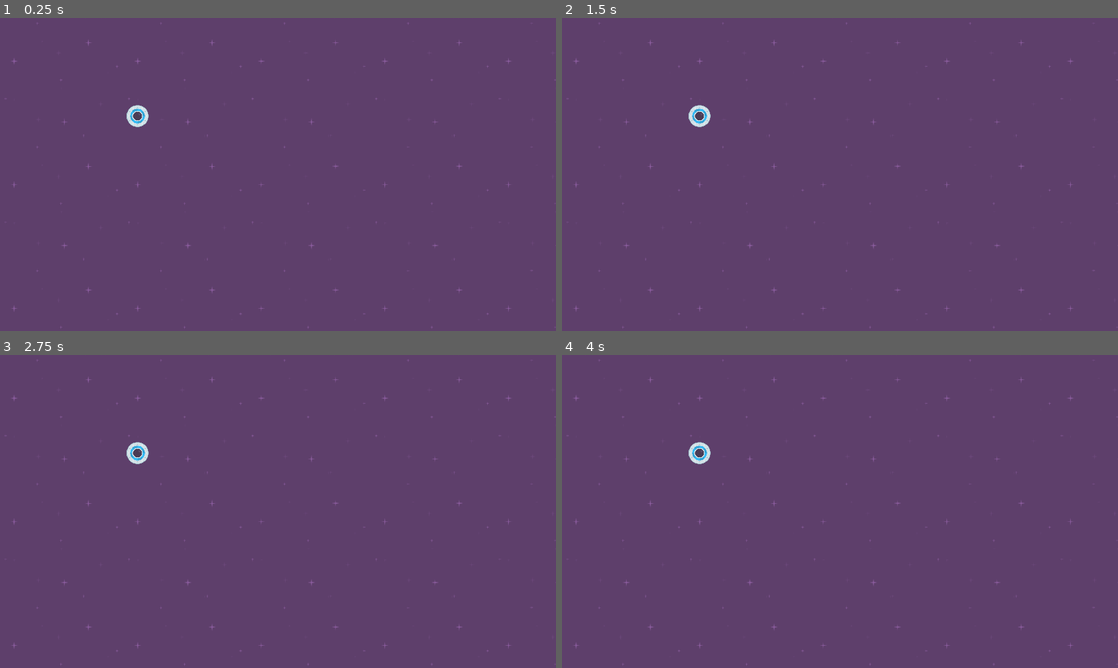
Above: before the commit, frames 1-4 (two rows, left to right).
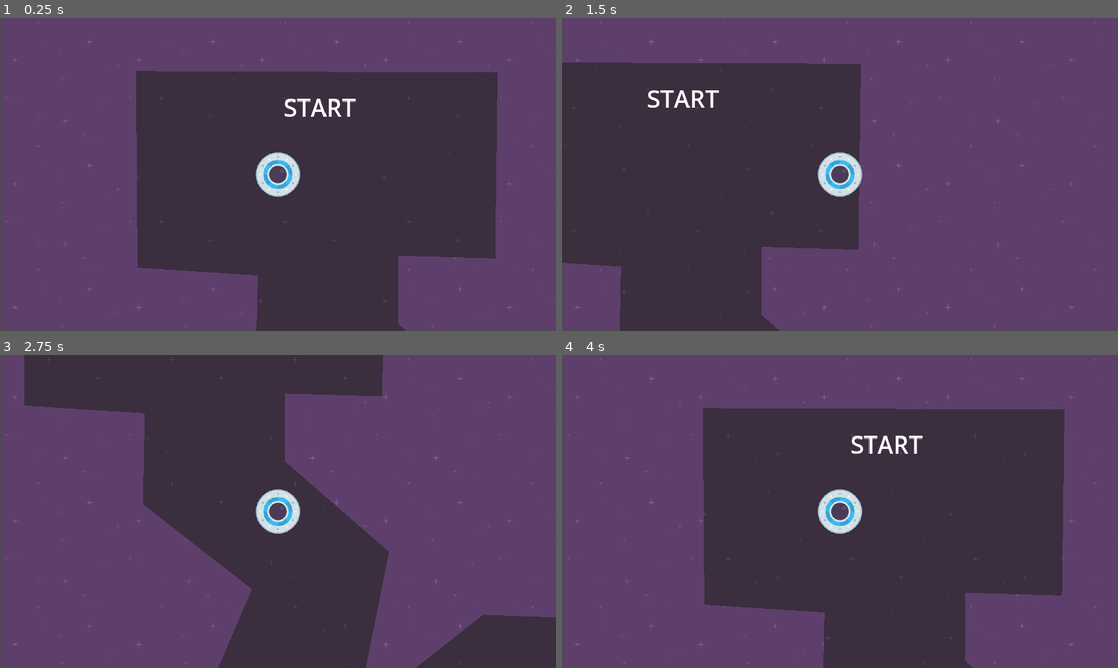
Above: after the commit, the same moments.

Repository: DNaranjoDev/SpeedySaucer
Game: Godot game, scene res://Scenes/Levels/level_1.tscn
The game is run twice, just before and just after one commit, with the same random seed, the same clock (stepped at 60 frames per second) and the same inputs.
Inputs:
- Up to frame 1 (0.25 s): no input
- Up to frame 2 (1.5 s): tap Enter at 0.5 s; hold D (move_right, bound only after the commit) 0.53-1.28 s; hold S (move_down, bound only after the commit) from 1.28 s (still down)
- Up to frame 3 (2.75 s): release S (move_down, bound only after the commit) at 2.03 s; hold D (move_right, bound only after the commit) from 2.03 s (still down)
- Up to frame 4 (4 s): release D (move_right, bound only after the commit) at 2.78 s; hold W (move_up, bound only after the commit) 2.78-3.53 s; hold A (move_left, bound only after the commit) from 3.53 s (still down)

The runs differ from the first frame. In frame 1, 46% of the frame differs, in the area x 0-100%, y 0-100%; in frame 2, 39%; in frame 3, 37%; in frame 4, 46%.

Commit message:
Finished the core concept

Diff:
--- a/Scenes/Levels/level_1.tscn
+++ b/Scenes/Levels/level_1.tscn
@@ -1,15 +1,50 @@
-[gd_scene load_steps=3 format=3 uid="uid://ylyecdo30vv8"]
+[gd_scene load_steps=6 format=3 uid="uid://ylyecdo30vv8"]
 
+[ext_resource type="Script" path="res://Scripts/Levels/level_1.gd" id="1_gav20"]
 [ext_resource type="Texture2D" uid="uid://b6yc5b4xgwdjk" path="res://Assets/purple.png" id="1_mfuk8"]
 [ext_resource type="PackedScene" uid="uid://cndj105lvnpw" path="res://Scenes/Player/player.tscn" id="2_mfqbi"]
+[ext_resource type="PackedScene" uid="uid://dijb3v2jc4dgk" path="res://Scenes/Levels/maze.tscn" id="4_k1s2e"]
+
+[sub_resource type="LabelSettings" id="LabelSettings_h2812"]
+font_size = 50
 
 [node name="Level1" type="Node2D"]
+script = ExtResource("1_gav20")
 
-[node name="Background" type="TextureRect" parent="."]
-offset_right = 1152.0
-offset_bottom = 648.0
+[node name="CanvasLayer" type="CanvasLayer" parent="."]
+layer = -1
+
+[node name="Background" type="TextureRect" parent="CanvasLayer"]
+offset_left = 2.0
+offset_top = -2.0
+offset_right = 1154.0
+offset_bottom = 644.0
 texture = ExtResource("1_mfuk8")
 stretch_mode = 1
 
 [node name="Player" parent="." instance=ExtResource("2_mfqbi")]
+z_index = 2
 position = Vector2(285, 203)
+
+[node name="Maze" parent="." instance=ExtResource("4_k1s2e")]
+z_index = 1
+position = Vector2(372, 506)
+
+[node name="StartLabel" type="Label" parent="."]
+z_index = 1
+offset_left = 297.0
+offset_top = 29.0
+offset_right = 445.0
+offset_bottom = 98.0
+text = "START"
+label_settings = SubResource("LabelSettings_h2812")
+
+[node name="EndLabel" type="Label" parent="."]
+z_index = 1
+offset_left = 601.0
+offset_top = -349.0
+offset_right = 749.0
+offset_bottom = -280.0
+rotation = 0.391665
+text = "END"
+label_settings = SubResource("LabelSettings_h2812")
--- /dev/null
+++ b/Scenes/Levels/maze.gd
@@ -0,0 +1,15 @@
+extends Area2D
+
+
+# Called when the node enters the scene tree for the first time.
+func _ready():
+	pass # Replace with function body.
+
+
+# Called every frame. 'delta' is the elapsed time since the previous frame.
+func _process(_delta):
+	pass
+
+
+func _on_body_exited(_body):
+	get_tree().reload_current_scene()
--- /dev/null
+++ b/Scenes/Levels/maze.tscn
@@ -0,0 +1,17 @@
+[gd_scene load_steps=3 format=3 uid="uid://dijb3v2jc4dgk"]
+
+[ext_resource type="Texture2D" uid="uid://d0obboep3dvwm" path="res://Assets/darkPurple.png" id="1_gx4rf"]
+[ext_resource type="Script" path="res://Scenes/Levels/maze.gd" id="1_owwk5"]
+
+[node name="Maze" type="Area2D"]
+script = ExtResource("1_owwk5")
+
+[node name="CollisionPolygon2D" type="CollisionPolygon2D" parent="."]
+polygon = PackedVector2Array(-129, -94, -133, 94, 93, 270, -50, 603, 247, 719, 609, 770, 657, 530, 1333, 554, 1583, -6, 1241, -246, 1597, -510, 1384, -706, 1774, -862, 1418, -1348, 414, -1258, 131, -803, 354, -718, 530, -1074, 1293, -1165, 1358, -936, 1061, -851, 1098, -602, 1220, -503, 942, -265, 1316, 43, 1191, 346, 572, 323, 309, 530, 377, 193, 162, 6, 162, -135, 363, -129, 368, -514, -381, -517, -378, -110)
+
+[node name="Polygon2D" type="Polygon2D" parent="."]
+texture_repeat = 2
+texture = ExtResource("1_gx4rf")
+polygon = PackedVector2Array(-129, -94, -133, 94, 93, 270, -50, 603, 247, 719, 609, 770, 657, 530, 1333, 554, 1583, -6, 1241, -246, 1597, -510, 1384, -706, 1774, -862, 1418, -1348, 414, -1258, 131, -803, 354, -718, 530, -1074, 1293, -1165, 1358, -936, 1061, -851, 1098, -602, 1220, -503, 942, -265, 1316, 43, 1191, 346, 572, 323, 309, 530, 377, 193, 162, 6, 162, -135, 363, -129, 368, -514, -381, -517, -378, -110)
+
+[connection signal="body_exited" from="." to="." method="_on_body_exited"]
--- a/Scenes/Player/player.tscn
+++ b/Scenes/Player/player.tscn
@@ -1,18 +1,22 @@
-[gd_scene load_steps=3 format=3 uid="uid://cndj105lvnpw"]
+[gd_scene load_steps=4 format=3 uid="uid://cndj105lvnpw"]
 
+[ext_resource type="Script" path="res://Scripts/Player/player.gd" id="1_4mg0o"]
 [ext_resource type="Texture2D" uid="uid://ce4x6nhsj44ig" path="res://Assets/ufoBlue.png" id="1_xosfu"]
 
 [sub_resource type="CircleShape2D" id="CircleShape2D_edo6e"]
-radius = 21.0238
+radius = 5.38516
 
 [node name="Player" type="RigidBody2D"]
 gravity_scale = 0.0
+script = ExtResource("1_4mg0o")
 
 [node name="Sprite2D" type="Sprite2D" parent="."]
 texture_filter = 1
-scale = Vector2(0.5, 0.5)
 texture = ExtResource("1_xosfu")
 
 [node name="CollisionShape2D" type="CollisionShape2D" parent="."]
 texture_filter = 1
 shape = SubResource("CircleShape2D_edo6e")
+
+[node name="Camera2D" type="Camera2D" parent="."]
+rotation_smoothing_enabled = true
--- /dev/null
+++ b/Scripts/Levels/level_1.gd
@@ -0,0 +1,11 @@
+extends Node2D
+
+
+# Called when the node enters the scene tree for the first time.
+func _ready():
+	pass # Replace with function body.
+
+
+# Called every frame. 'delta' is the elapsed time since the previous frame.
+func _process(_delta):
+	pass
--- /dev/null
+++ b/Scripts/Player/player.gd
@@ -0,0 +1,12 @@
+extends RigidBody2D
+var force = 1000
+
+func _physics_process(_delta):
+	if Input.is_action_pressed("move_right"):
+		apply_force(Vector2(force,0))
+	if Input.is_action_pressed("move_left"):
+		apply_force(Vector2(-force,0))
+	if Input.is_action_pressed("move_up"):
+		apply_force(Vector2(0,-force))
+	if Input.is_action_pressed("move_down"):
+		apply_force(Vector2(0,force))
--- a/project.godot
+++ b/project.godot
@@ -19,6 +19,34 @@
 
 window/stretch/mode="canvas_items"
 window/stretch/aspect="expand"
+window/vsync/vsync_mode=0
+
+[input]
+
+move_left={
+"deadzone": 0.5,
+"events": [Object(InputEventKey,"resource_local_to_scene":false,"resource_name":"","device":-1,"window_id":0,"alt_pressed":false,"shift_pressed":false,"ctrl_pressed":false,"meta_pressed":false,"pressed":false,"keycode":0,"physical_keycode":65,"key_label":0,"unicode":97,"echo":false,"script":null)
+, Object(InputEventKey,"resource_local_to_scene":false,"resource_name":"","device":-1,"window_id":0,"alt_pressed":false,"shift_pressed":false,"ctrl_pressed":false,"meta_pressed":false,"pressed":false,"keycode":0,"physical_keycode":4194319,"key_label":0,"unicode":0,"echo":false,"script":null)
+]
+}
+move_right={
+"deadzone": 0.5,
+"events": [Object(InputEventKey,"resource_local_to_scene":false,"resource_name":"","device":-1,"window_id":0,"alt_pressed":false,"shift_pressed":false,"ctrl_pressed":false,"meta_pressed":false,"pressed":false,"keycode":0,"physical_keycode":68,"key_label":0,"unicode":100,"echo":false,"script":null)
+, Object(InputEventKey,"resource_local_to_scene":false,"resource_name":"","device":-1,"window_id":0,"alt_pressed":false,"shift_pressed":false,"ctrl_pressed":false,"meta_pressed":false,"pressed":false,"keycode":0,"physical_keycode":4194321,"key_label":0,"unicode":0,"echo":false,"script":null)
+]
+}
+move_up={
+"deadzone": 0.5,
+"events": [Object(InputEventKey,"resource_local_to_scene":false,"resource_name":"","device":-1,"window_id":0,"alt_pressed":false,"shift_pressed":false,"ctrl_pressed":false,"meta_pressed":false,"pressed":false,"keycode":0,"physical_keycode":87,"key_label":0,"unicode":119,"echo":false,"script":null)
+, Object(InputEventKey,"resource_local_to_scene":false,"resource_name":"","device":-1,"window_id":0,"alt_pressed":false,"shift_pressed":false,"ctrl_pressed":false,"meta_pressed":false,"pressed":false,"keycode":0,"physical_keycode":4194320,"key_label":0,"unicode":0,"echo":false,"script":null)
+]
+}
+move_down={
+"deadzone": 0.5,
+"events": [Object(InputEventKey,"resource_local_to_scene":false,"resource_name":"","device":-1,"window_id":0,"alt_pressed":false,"shift_pressed":false,"ctrl_pressed":false,"meta_pressed":false,"pressed":false,"keycode":0,"physical_keycode":83,"key_label":0,"unicode":115,"echo":false,"script":null)
+, Object(InputEventKey,"resource_local_to_scene":false,"resource_name":"","device":-1,"window_id":0,"alt_pressed":false,"shift_pressed":false,"ctrl_pressed":false,"meta_pressed":false,"pressed":false,"keycode":0,"physical_keycode":4194322,"key_label":0,"unicode":0,"echo":false,"script":null)
+]
+}
 
 [rendering]
 
